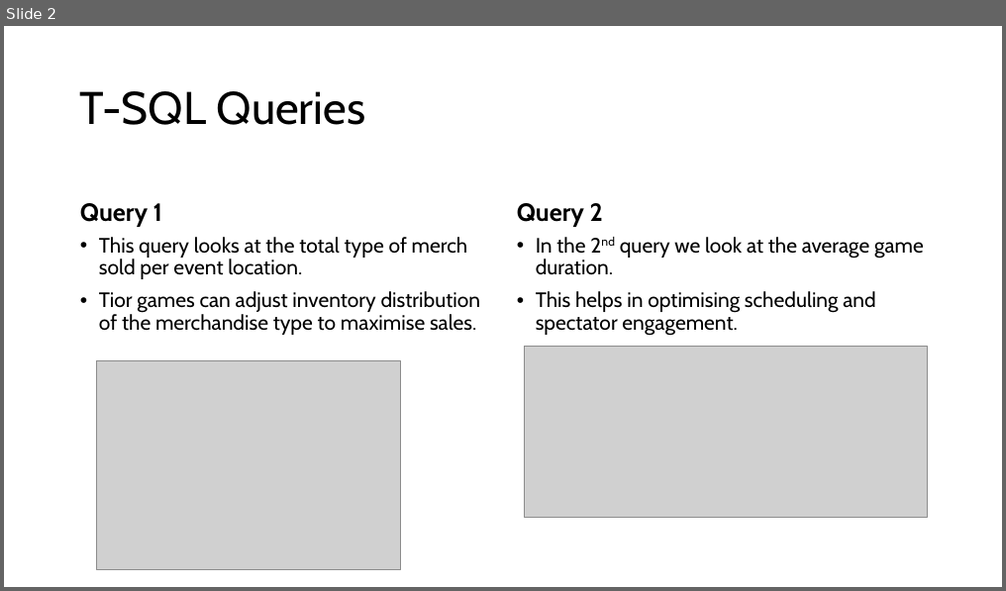
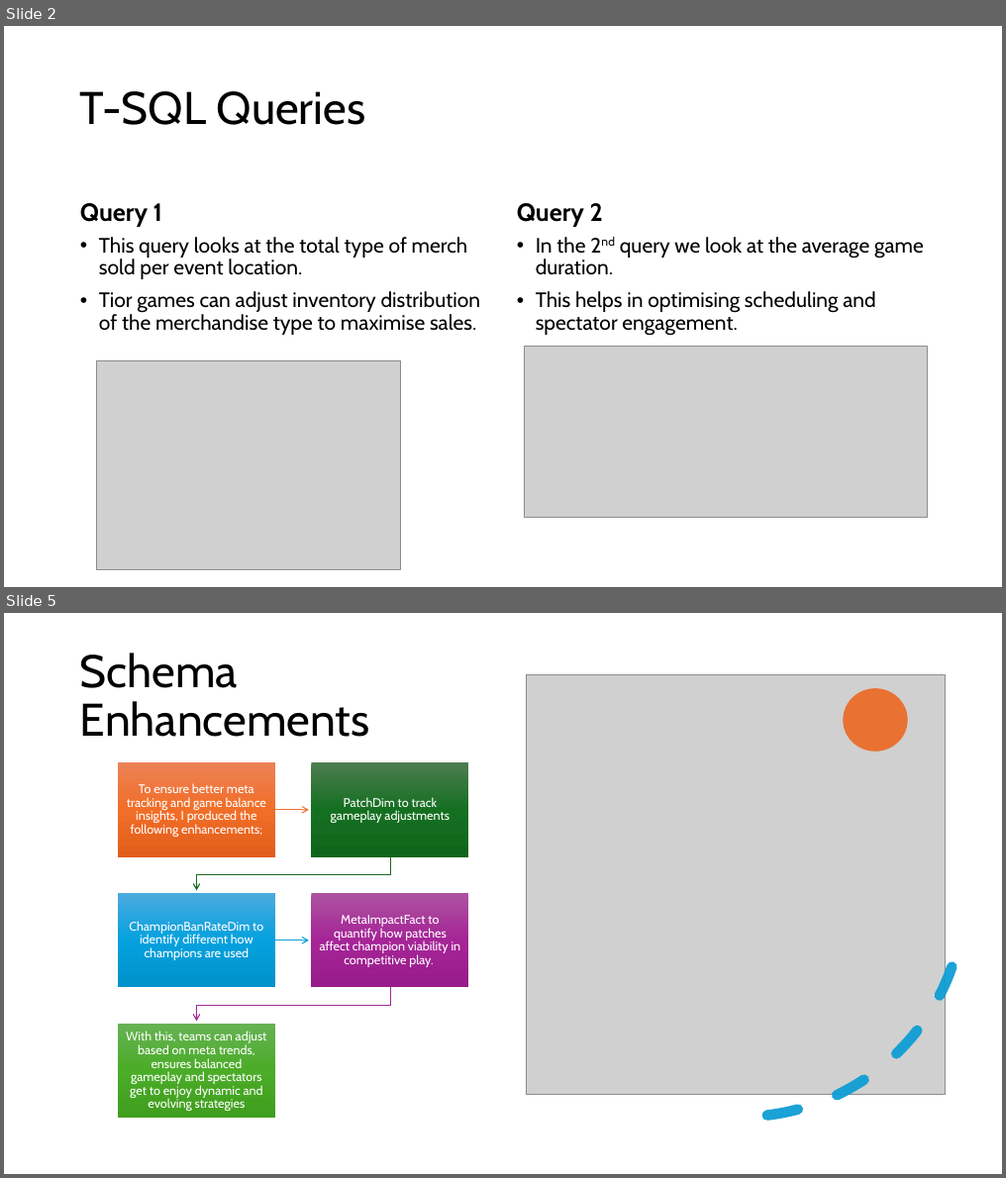
Before and after one commit to HandharJunino/Tior-Games, a slide deck: Tior Games Data Warehouse.pptx. Shown one above the other, each under a label of ours: slide 2 before the commit, slides 2 and 5 after it; the slides between them are not shown. The pictures are 1006x591 and 1006x1178 pixels, drawn with LibreOffice and Linux fonts; fonts in the diff are those of the drawing; grey boxes stand for pictures. Boxes give left, top, right and bottom in pixels: in the first picture for what was removed or moved away, otherwise in the second. Text is boxed around its words. In the diff, an @@ line names an element or a change of style, - is before the commit and + after.

```diff
--- a/Tior Games Data Warehouse.pptx
+++ b/Tior Games Data Warehouse.pptx
@@ slide 5 added at (x1=4, y1=613, x2=1002, y2=1174), background #FFFFFF @@
@@ title added at (x1=80, y1=653, x2=370, y2=737), 44 pt, text #000000 @@
+Schema Enhancements
@@ arc (boxed as its full ellipse) added at (x1=492, y1=645, x2=989, y2=1142), outline #0F9ED5 10 pt dashed @@
@@ picture added at (x1=526, y1=675, x2=945, y2=1094) @@
@@ ellipse added at (x1=844, y1=688, x2=908, y2=752), fill #E97132 @@
@@ group added at (x1=118, y1=762, x2=469, y2=1118): 5 rectangles, 5 texts, 4 freeform shapes @@
+To ensure better meta tracking and game balance insights, I produced the following enhancements;
+PatchDim to track gameplay adjustments
+ChampionBanRateDim to identify different how champions are used
+MetaImpactFact to quantify how patches affect champion viability in competitive play.
+With this, teams can adjust based on meta trends, ensures balanced gameplay and spectators get to enjoy dynamic and evolving strategies
```
Also in this commit, not shown: 1 slide changed, 5 other slides added.
